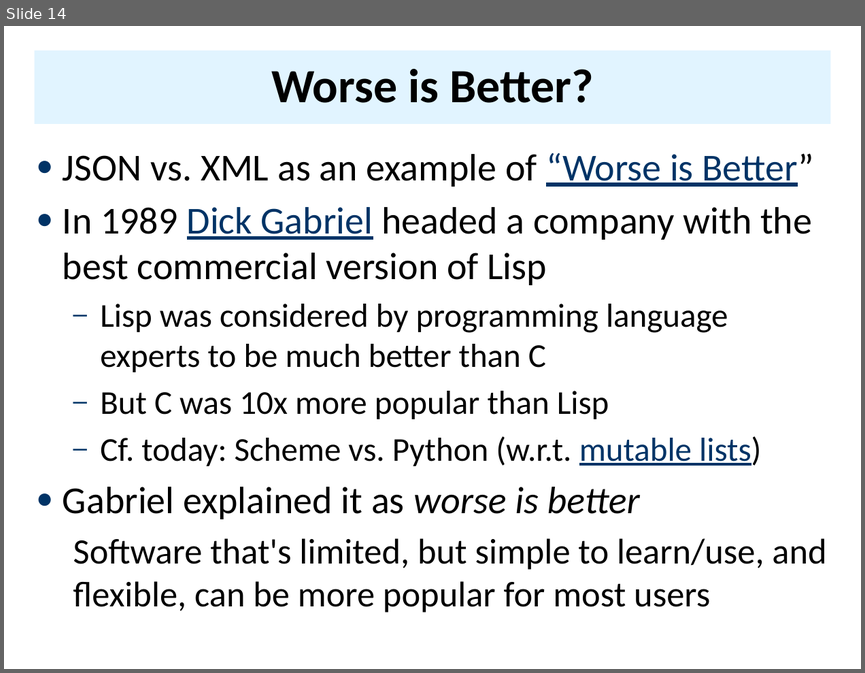
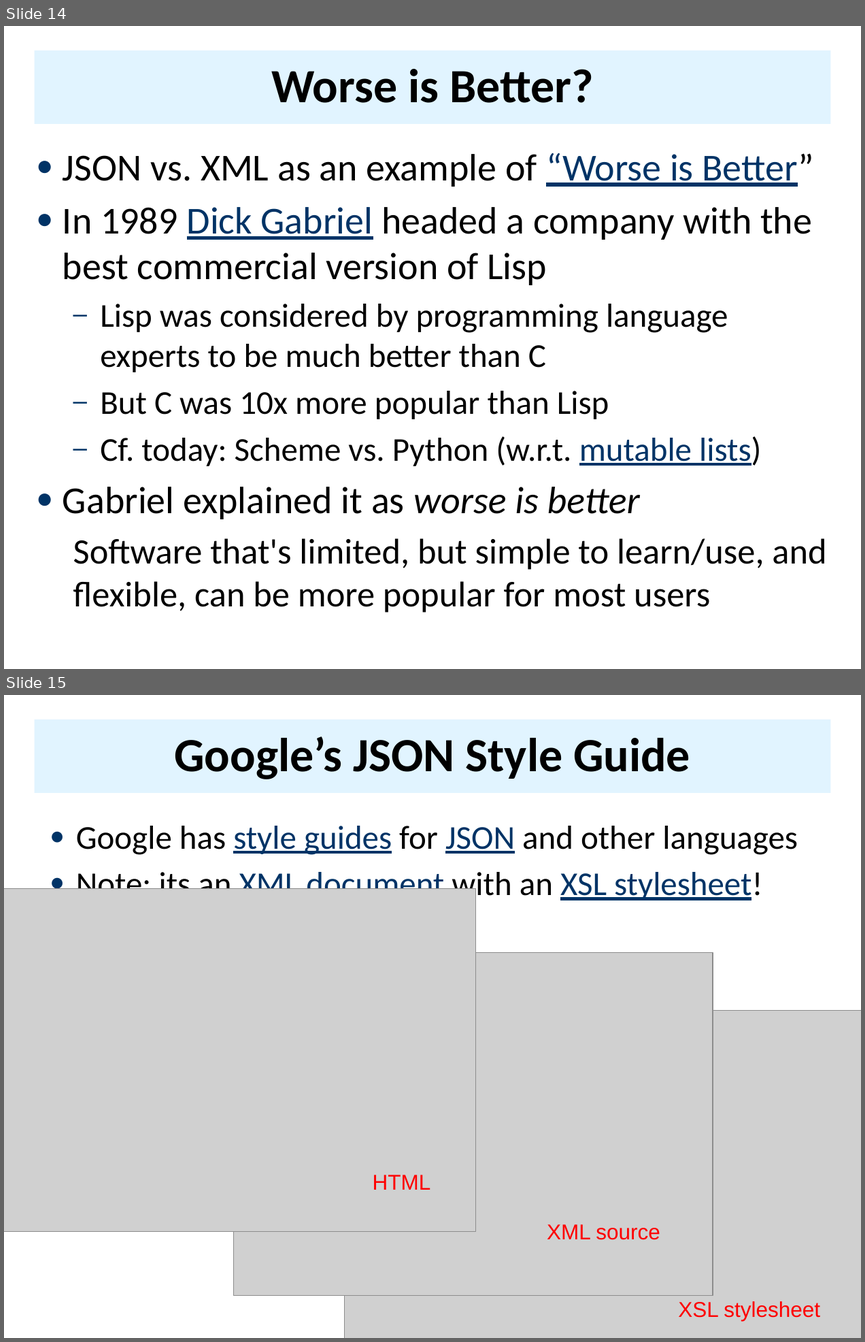
Before and after one commit to UMBC-CMSC-491-691-F19-Knowledge-Graphs/class_material, a slide deck: notes/03_xml/03json.pptx. Shown one above the other, each under a label of ours: slide 14 before the commit, slides 14 and 15 after it. The pictures are 865x673 and 865x1342 pixels, drawn with LibreOffice and Linux fonts; fonts in the diff are those of the drawing; grey boxes stand for pictures; background and template pictures are left out. Boxes give left, top, right and bottom in pixels: in the first picture for what was removed or moved away, otherwise in the second. Text is boxed around its words. In the diff, an @@ line names an element or a change of style, - is before the commit and + after.

```diff
--- a/notes/03_xml/03json.pptx
+++ b/notes/03_xml/03json.pptx
@@ slide 15 added at bbox=[4, 695, 861, 1338], background #FFFFFF @@
@@ title added at bbox=[34, 719, 830, 793], fill #E1F4FF, 40 pt, text #000000, bold @@
+Google’s JSON Style Guide
@@ text added at bbox=[76, 826, 798, 903], 28 pt, text #000000 @@
+● Google has style guides for JSON and other languages
+● Note: its an XML document with an XSL stylesheet!
@@ picture added at bbox=[4, 889, 475, 1232] @@
@@ picture added at bbox=[234, 953, 713, 1295] @@
@@ picture added at bbox=[344, 1011, 861, 1338] @@
@@ text added at bbox=[373, 1174, 431, 1189], 18 pt, text #FF0000 @@
+HTML
@@ text added at bbox=[547, 1224, 660, 1240], 18 pt, text #FF0000 @@
+XML source
@@ text added at bbox=[678, 1301, 820, 1321], 18 pt, text #FF0000 @@
+XSL stylesheet
```
Also in this commit, not shown: 1 slide changed, 2 other slides added, 3 other files.
